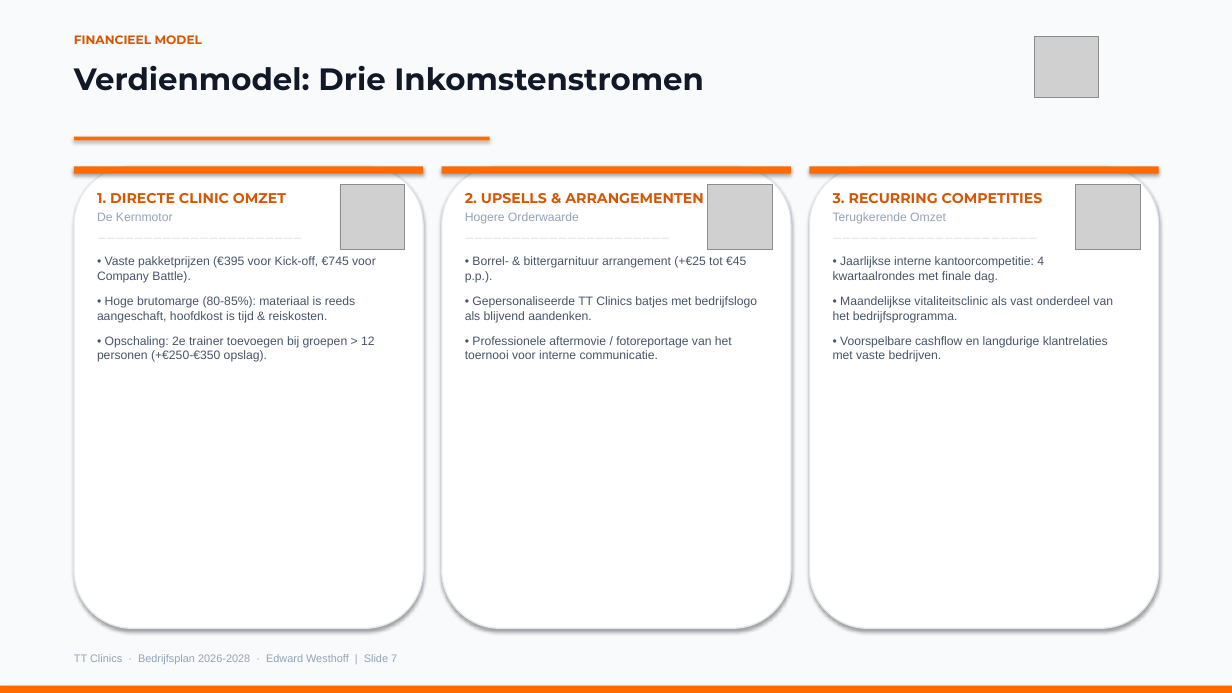
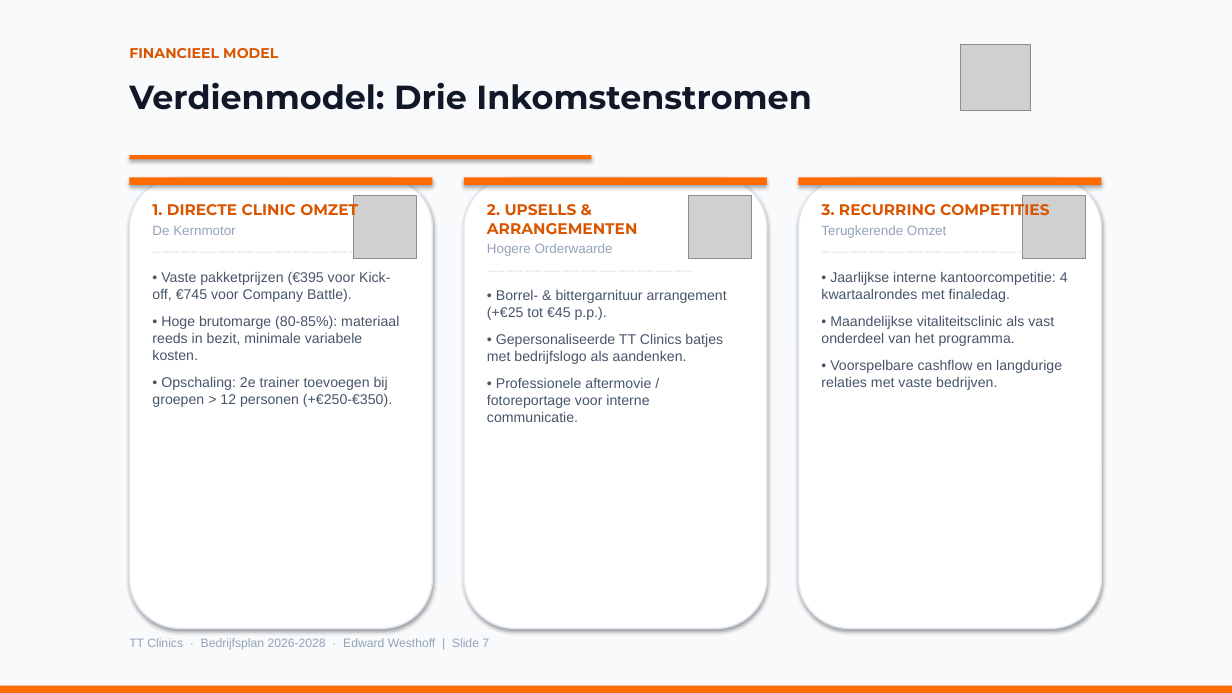
Before and after one commit to radder1972/TTClinics, a slide deck: slide 7 of TT_Clinics_Bedrijfsplan.pptx. Drawn at 1232x693 pixels with LibreOffice and Linux fonts; fonts in the diff are those of the drawing; grey boxes stand for pictures. Boxes give left, top, right and bottom in pixels: in the first picture for what was removed or moved away, otherwise in the second. Text is boxed around its words. In the diff, an @@ line names an element or a change of style, - is before the commit and + after.

```diff
--- a/TT_Clinics_Bedrijfsplan.pptx
+++ b/TT_Clinics_Bedrijfsplan.pptx
@@ text "FINANCIEEL MODEL": place and size @@
-text "FINANCIEEL MODEL" at box(74, 35, 202, 44)
+text "FINANCIEEL MODEL" at box(129, 48, 278, 58)
@@ text "FINANCIEEL MODEL" at box(129, 48, 278, 58): size 9.5 to 11 pt @@
@@ picture: place and size @@
-picture at box(1035, 37, 1098, 97)
+picture at box(961, 44, 1031, 111)
@@ text "Verdienmodel: Drie Inkomstenstromen": place and size @@
-text "Verdienmodel: Drie Inkomstenstromen" at box(74, 65, 704, 91)
+text "Verdienmodel: Drie Inkomstenstromen" at box(129, 82, 811, 110)
@@ text "Verdienmodel: Drie Inkomstenstromen" at box(129, 82, 811, 110): size 24 to 26 pt @@
@@ rectangle: place and size @@
-rectangle at box(74, 166, 423, 174)
+rectangle at box(129, 177, 433, 185)
@@ rectangle: place and size @@
-rectangle at box(74, 137, 490, 140)
+rectangle at box(129, 155, 592, 159)
@@ rounded rectangle: place and size @@
-rounded rectangle at box(74, 166, 423, 628)
+rounded rectangle at box(129, 177, 433, 628)
@@ rectangle: place and size @@
-rectangle at box(442, 166, 791, 174)
+rectangle at box(464, 177, 767, 185)
@@ rounded rectangle: place and size @@
-rounded rectangle at box(442, 166, 791, 628)
+rounded rectangle at box(464, 177, 767, 628)
@@ rectangle: place and size @@
-rectangle at box(810, 166, 1159, 174)
+rectangle at box(799, 177, 1102, 185)
@@ outline #E2E8F0 1 pt to #E2E8F0 1.2 pt in 3 elements at box(464, 177, 767, 628), box(129, 177, 433, 628), box(799, 177, 1102, 628) @@
@@ rounded rectangle: place and size @@
-rounded rectangle at box(810, 166, 1159, 628)
+rounded rectangle at box(799, 177, 1102, 628)
@@ text at box(152, 201, 390, 302): size 11 to 12 pt in "1. DIRECTE CLINIC OMZET"; size 9.5 to 10.5 pt in "De Kernmotor"; size 9.5 to 11 pt in "• Vaste pakketprijzen (€395 voor Kick-off, €745 ..." @@
@@ text "1. DIRECTE CLINIC OMZET": place and size @@
-text "1. DIRECTE CLINIC OMZET" at box(97, 193, 376, 362)
+text "1. DIRECTE CLINIC OMZET" at box(152, 201, 399, 407)
@@ picture: place and size @@
-picture at box(340, 185, 405, 250)
+picture at box(354, 196, 417, 259)
@@ text at box(487, 204, 727, 320): size 11 to 12 pt in "2. UPSELLS & ARRANGEMENTEN"; size 9.5 to 10.5 pt in "Hogere Orderwaarde"; size 9.5 to 11 pt in "• Borrel- & bittergarnituur arrangement (+€25 tot ..." @@
@@ text "2. UPSELLS & ARRANGEMENTEN": place and size @@
-text "2. UPSELLS & ARRANGEMENTEN" at box(465, 193, 757, 359)
+text "2. UPSELLS & ARRANGEMENTEN" at box(487, 204, 727, 422)
@@ picture: place and size @@
-picture at box(708, 185, 773, 250)
+picture at box(689, 196, 751, 259)
@@ text at box(821, 201, 1049, 220): size 11 to 12 pt in "3. RECURRING COMPETITIES"; size 9.5 to 10.5 pt in "Terugkerende Omzet" @@
@@ text "3. RECURRING COMPETITIES": place and size @@
-text "3. RECURRING COMPETITIES" at box(833, 193, 1113, 362)
+text "3. RECURRING COMPETITIES" at box(821, 201, 1068, 390)
@@ picture: place and size @@
-picture at box(1076, 185, 1141, 250)
+picture at box(1023, 196, 1086, 259)
@@ text at box(821, 271, 1068, 390): text changed; size 9.5 to 11 pt @@
-• Jaarlijkse interne kantoorcompetitie: 4 kwartaalrondes met finale dag.
-• Maandelijkse vitaliteitsclinic als vast onderdeel van het bedrijfsprogramma.
-• Voorspelbare cashflow en langdurige klantrelaties met vaste bedrijven.
+• Jaarlijkse interne kantoorcompetitie: 4 kwartaalrondes met finaledag.
+• Maandelijkse vitaliteitsclinic als vast onderdeel van het programma.
+• Voorspelbare cashflow en langdurige relaties met vaste bedrijven.
@@ text at box(152, 315, 399, 407): text changed; size 9.5 to 11 pt @@
-• Hoge brutomarge (80-85%): materiaal is reeds aangeschaft, hoofdkost is tijd & reiskosten.
-• Opschaling: 2e trainer toevoegen bij groepen > 12 personen (+€250-€350 opslag).
+• Hoge brutomarge (80-85%): materiaal reeds in bezit, minimale variabele kosten.
+• Opschaling: 2e trainer toevoegen bij groepen > 12 personen (+€250-€350).
@@ text at box(487, 333, 723, 422): text changed; size 9.5 to 11 pt @@
-• Gepersonaliseerde TT Clinics batjes met bedrijfslogo als blijvend aandenken.
-• Professionele aftermovie / fotoreportage van het toernooi voor interne communicatie.
+• Gepersonaliseerde TT Clinics batjes met bedrijfslogo als aandenken.
+• Professionele aftermovie / fotoreportage voor interne communicatie.
@@ text "TT Clinics · Bedrijfsplan 2026-2028 ...": place and size @@
-text "TT Clinics · Bedrijfsplan 2026-2028 ..." at box(74, 654, 397, 664)
+text "TT Clinics · Bedrijfsplan 2026-2028 ..." at box(129, 638, 489, 650)
@@ text "TT Clinics · Bedrijfsplan 2026-2028 ..." at box(129, 638, 489, 650): size 8.5 to 9.5 pt @@
```
Also in this commit, not shown: 10 other slides changed, 2 other files.
